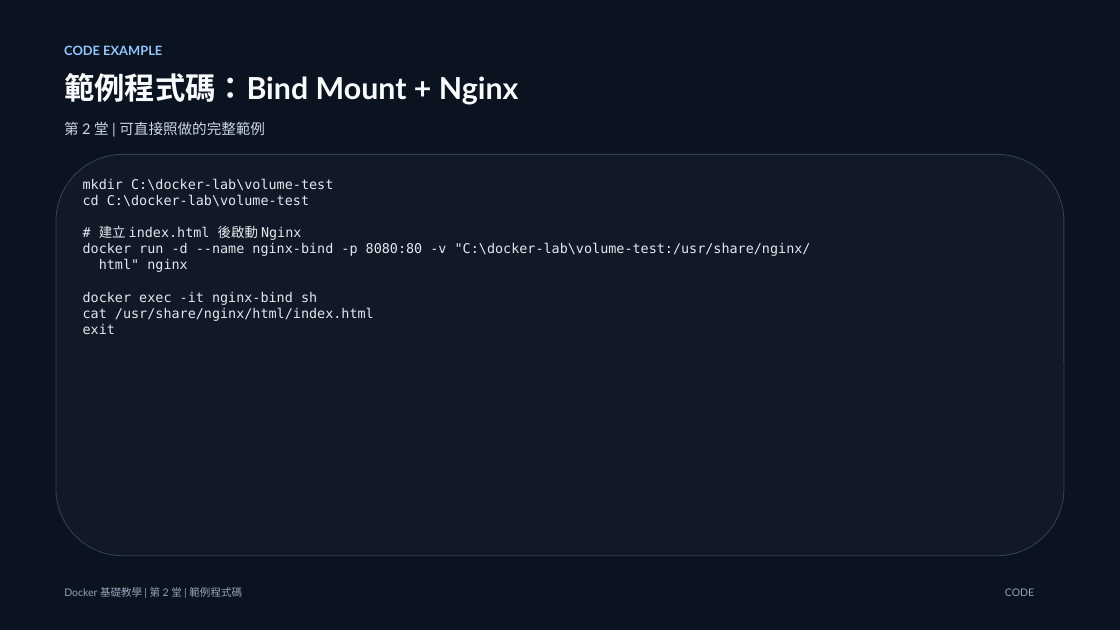
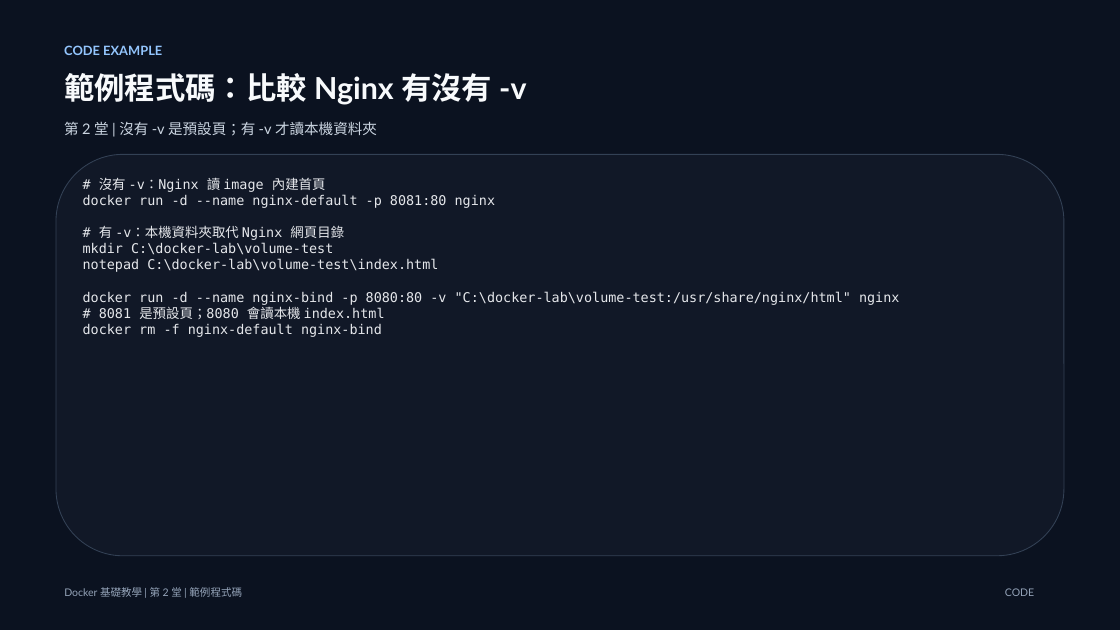
Before and after one commit to lalalalaluk/docker-practice, a slide deck: slide 11 of slides/docker-session2-flask-volume.pptx. Drawn at 1120x630 pixels with LibreOffice and Linux fonts; fonts in the diff are those of the drawing. Boxes give left, top, right and bottom in pixels: in the first picture for what was removed or moved away, otherwise in the second. Text is boxed around its words. In the diff, an @@ line names an element or a change of style, - is before the commit and + after.

Commit message:
Clarify bind mount nginx warm-up

```diff
--- a/slides/docker-session2-flask-volume.pptx
+++ b/slides/docker-session2-flask-volume.pptx
@@ text at (x1=64, y1=73, x2=526, y2=105): text changed @@
-範例程式碼：Bind Mount + Nginx
+範例程式碼：比較 Nginx 有沒有 -v
@@ text at (x1=64, y1=121, x2=377, y2=136): text changed @@
-第 2 堂 | 可直接照做的完整範例
+第 2 堂 | 沒有 -v 是預設頁；有 -v 才讀本機資料夾
@@ text at (x1=83, y1=175, x2=495, y2=240): paragraphs added @@
+# 沒有 -v：Nginx 讀 image 內建首頁
+docker run -d --name nginx-default -p 8081:80 nginx
+# 有 -v：本機資料夾取代 Nginx 網頁目錄
@@ text at (x1=83, y1=258, x2=899, y2=337): text changed @@
-cd C:\docker-lab\volume-test
-# 建立 index.html 後啟動 Nginx
-docker run -d --name nginx-bind -p 8080:80 -v "C:\docker-lab\volume-test:/usr/share/nginx/
-html" nginx
-docker exec -it nginx-bind sh
-cat /usr/share/nginx/html/index.html
-exit
+notepad C:\docker-lab\volume-test\index.html
+docker run -d --name nginx-bind -p 8080:80 -v "C:\docker-lab\volume-test:/usr/share/nginx/html" nginx
+# 8081 是預設頁；8080 會讀本機 index.html
+docker rm -f nginx-default nginx-bind
```
Also in this commit, not shown: 3 other slides changed.
